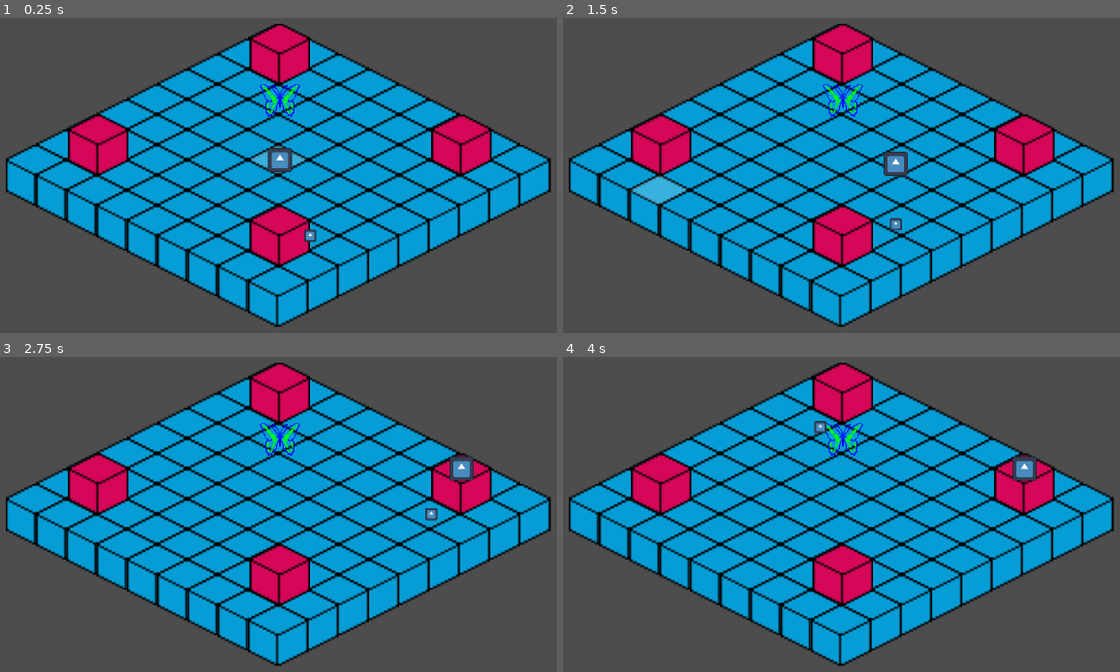
Above: before the commit, frames 1-4 (two rows, left to right).
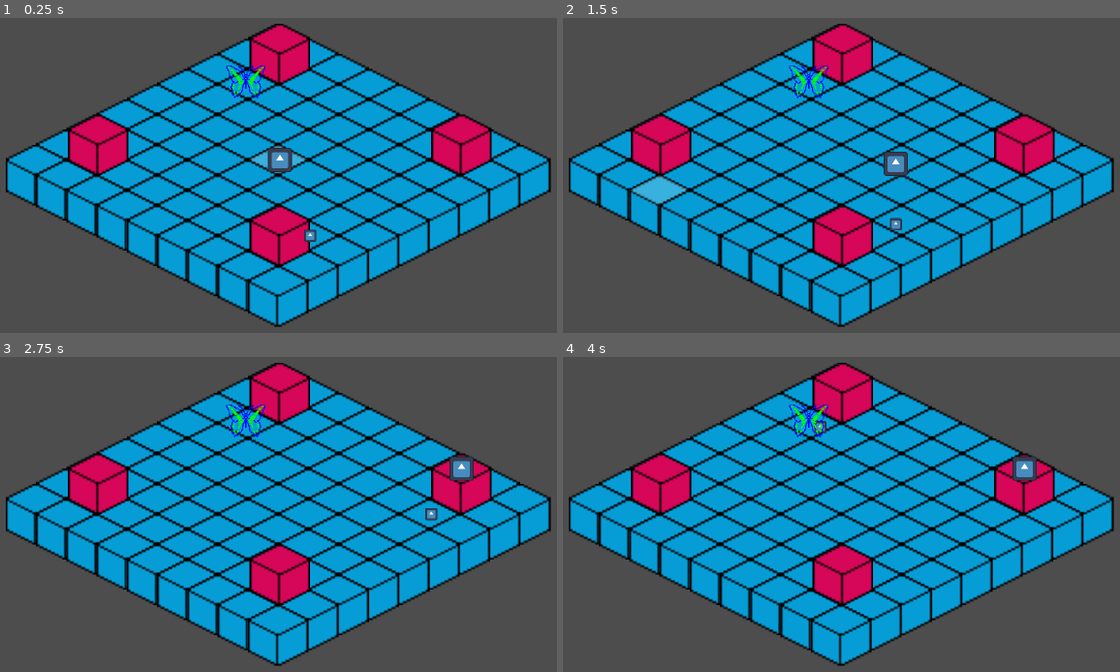
Above: after the commit, the same moments.

Repository: remimorvan/isometric-reverse-heist-simulator-2000
Game: Godot game, scene res://scenes/main.tscn
Two runs of this game, one before a commit and one after it. Both use one fixed random seed, a clock stepped at 60 frames per second and the inputs below. The engine's default icon, where the game draws it, is replaced by a stand-in: a white triangle on a blue panel in a dark square.
Inputs (mouse positions are in pixels of both pictures, inside the frame that each line leads up to):
- Up to frame 1 (0.25 s): no input
- Up to frame 2 (1.5 s): tap Enter at 0.5 s; move the mouse to (1014, 128) at 0.52 s; tap T at 0.6, 1.35 s; click (1014, 128) at 0.67 s; tap Space at 1.25 s; move the mouse to (685, 191) at 1.27 s; click (685, 191) at 1.42 s
- Up to frame 3 (2.75 s): move the mouse to (356, 366) at 2.02 s; tap T at 2.1 s; click (356, 366) at 2.17 s
- Up to frame 4 (4 s): tap Enter at 2.75 s; move the mouse to (802, 621) at 2.77 s; tap T at 2.85, 3.6 s; click (802, 621) at 2.92 s; tap Space at 3.5 s; move the mouse to (1075, 590) at 3.52 s; click (1075, 590) at 3.67 s

The runs differ from the first frame. In frame 1, 0.7% of the frame differs, in the area x 40-54%, y 15-32%; in frame 2, 0.6%; in frame 3, 0.7%; in frame 4, 0.6%.

Commit message:
making butterflying pushing fun

Diff:
--- a/scenes/game_object_handler.gd
+++ b/scenes/game_object_handler.gd
@@ -1,6 +1,9 @@
 extends Node
 
 @export var turn_nb = 0
+
+@onready var layer0: TileMapLayer = $"../Layer0"
+@onready var layer1: TileMapLayer = $"../Layer1"
 
 func new_turn():
 	for obj in self.get_children():
@@ -21,6 +24,20 @@
 			output.append(obj)
 	return output
 
+func tile_of_object(obj: Node2D) -> Vector2i:
+	return layer0.local_to_map(obj.global_position)
+
+func occupied_tiles(tile: Vector2i) -> Array:
+	var layer1_tiles = layer1.get_used_cells()
+	var objects = get_children()
+	return layer1_tiles + objects.map(tile_of_object)
+
+func is_tile_valid(tile: Vector2i) -> bool:
+	return tile in layer0.get_used_cells()
+
+func is_tile_free(tile: Vector2i) -> bool:
+	return tile not in occupied_tiles(tile)
+
 func _unhandled_input(event: InputEvent) -> void:
 	if event is InputEventKey and event.pressed:
 		if event.keycode == KEY_T:
--- a/scenes/main.tscn
+++ b/scenes/main.tscn
@@ -27,7 +27,8 @@
 scale = Vector2(0.1, 0.1)
 
 [node name="Chair" parent="TileMaps/GameObjectHandler" instance=ExtResource("6_tefeu")]
-position = Vector2(0, -32)
+z_index = 1
+position = Vector2(-18, -42)
 scale = Vector2(0.1, 0.1)
 
 [node name="Camera2D" type="Camera2D" parent="TileMaps"]
--- a/scripts/chair.gd
+++ b/scripts/chair.gd
@@ -8,11 +8,28 @@
 @onready var tilemap: Node2D = $"../.."
 @onready var game_object_handler: Node = $"../"
 
-var init_scale: Vector2
+var is_highlighted: bool = false
 
 # Called when the node enters the scene tree for the first time.
 func _ready() -> void:
-	init_scale = sprite.scale
+	pass
+
+# Called every frame. 'delta' is the elapsed time since the previous frame.
+func _process(delta: float) -> void:
+	pass
+
+func is_adjacent(player_position: Vector2i) -> bool:
+	var tile_position = layer1.local_to_map(global_position)
+	return tile_position in layer0.get_surrounding_cells(player_position)
+
+func get_opposite_tile(player_position: Vector2i) -> Vector2i:
+	var tile_position = layer1.local_to_map(global_position)
+	return 2*tile_position-player_position
+
+func is_interactable(player_position: Vector2i) -> bool:
+	var is_adjacent = is_adjacent(player_position)
+	var opposite_tile = get_opposite_tile(player_position)
+	return is_adjacent and game_object_handler.is_tile_valid(opposite_tile) and game_object_handler.is_tile_free(opposite_tile)
 
 func highlight() -> void:
 	#sprite.scale = init_scale*1.4
@@ -22,13 +39,6 @@
 	#sprite.scale = init_scale
 	shader.set_shader_parameter("clr", Vector4(1.0, 0.9, 0.2, 0.0))
 
-# Called every frame. 'delta' is the elapsed time since the previous frame.
-func _process(delta: float) -> void:
-	pass
-
-func is_interactable(player_position: Vector2i) -> bool:
-	var tile_position = layer1.local_to_map(global_position)
-	return tile_position in layer0.get_surrounding_cells(player_position)
-
-func interact() -> void:
-	pass
+func interact(player_position: Vector2i) -> void:
+	global_position = layer0.map_to_local(get_opposite_tile(player_position))
+	unhighlight()
--- a/scripts/player.gd
+++ b/scripts/player.gd
@@ -34,27 +34,15 @@
 	if event is InputEventMouseButton and event.pressed:
 		if event.button_index == MOUSE_BUTTON_LEFT:
 			var click_pos = get_global_mouse_position()
-			selected_tile = layer0.local_to_map(click_pos)
+			var cliked_tile = layer0.local_to_map(click_pos)
+			var player_tile = game_object_handler.tile_of_object(self)
+			var interactable_objects = game_object_handler.get_interactable_objects(player_tile)
+			for obj in interactable_objects:
+				if game_object_handler.tile_of_object(obj) == cliked_tile:
+					obj.interact(player_tile)
+					return
+			selected_tile = cliked_tile
 			print("\nNew tile selected:", selected_tile)
-
-			#var new_path = MovementUtils.get_path_to_tile(
-			#	start_tile,
-			#	end_tile,
-			#	layer0,
-			#	layer1
-			#)
-			#
-			#if not new_path.is_empty():
-			#	path = new_path
-			#	is_moving = true
-			#	target_position = path[0]
-			#	print("Path accepted, first target: ", target_position)
-			#	# Validate that target is different from current position
-			#	if target_position.distance_to(global_position) < arrival_threshold:
-			#		print("Warning: First target too close to current position!")
-			#		_advance_to_next_target()
-			#else:
-			#	print("Path was empty, movement cancelled")
 
 func _process(delta: float) -> void:
 	pass
